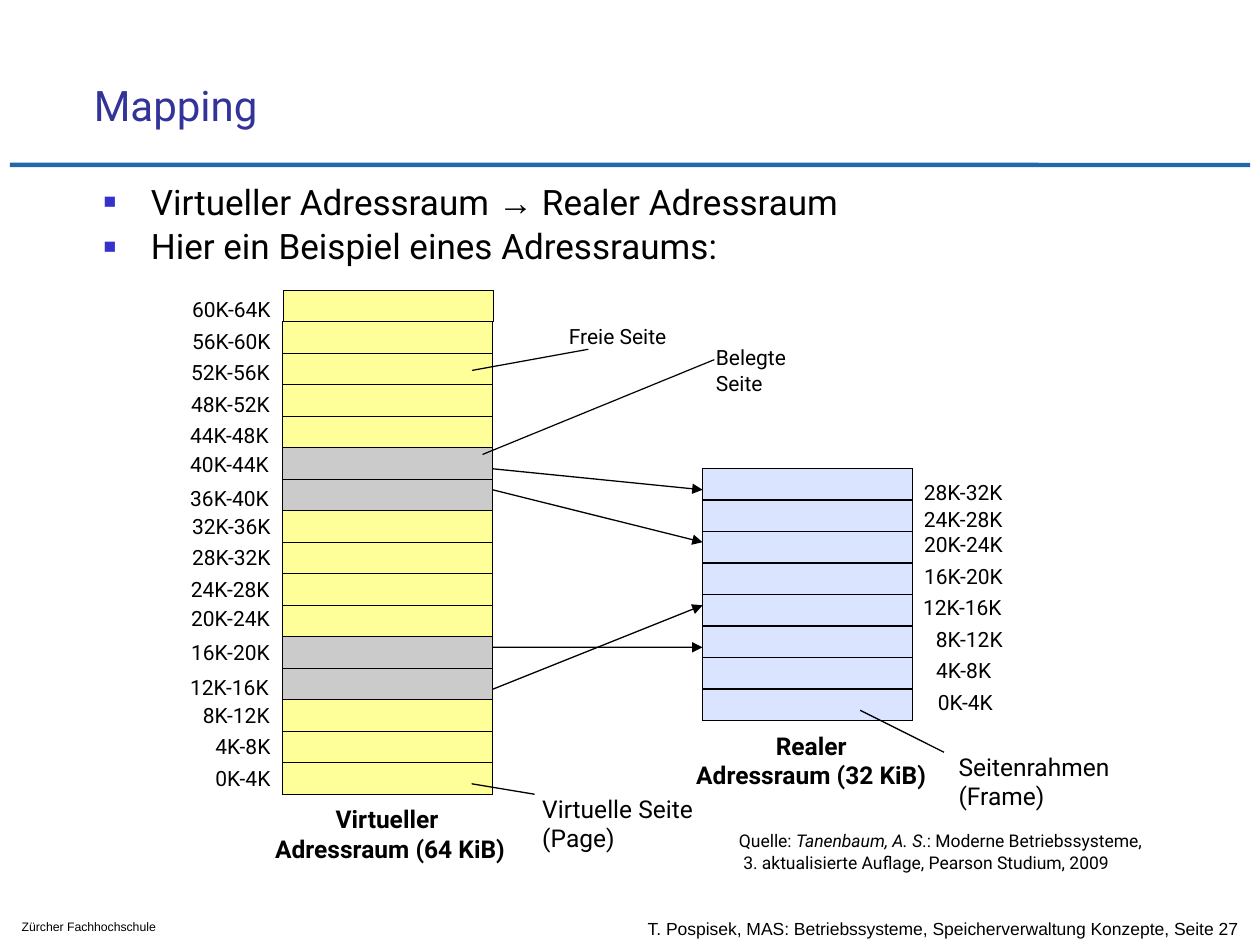
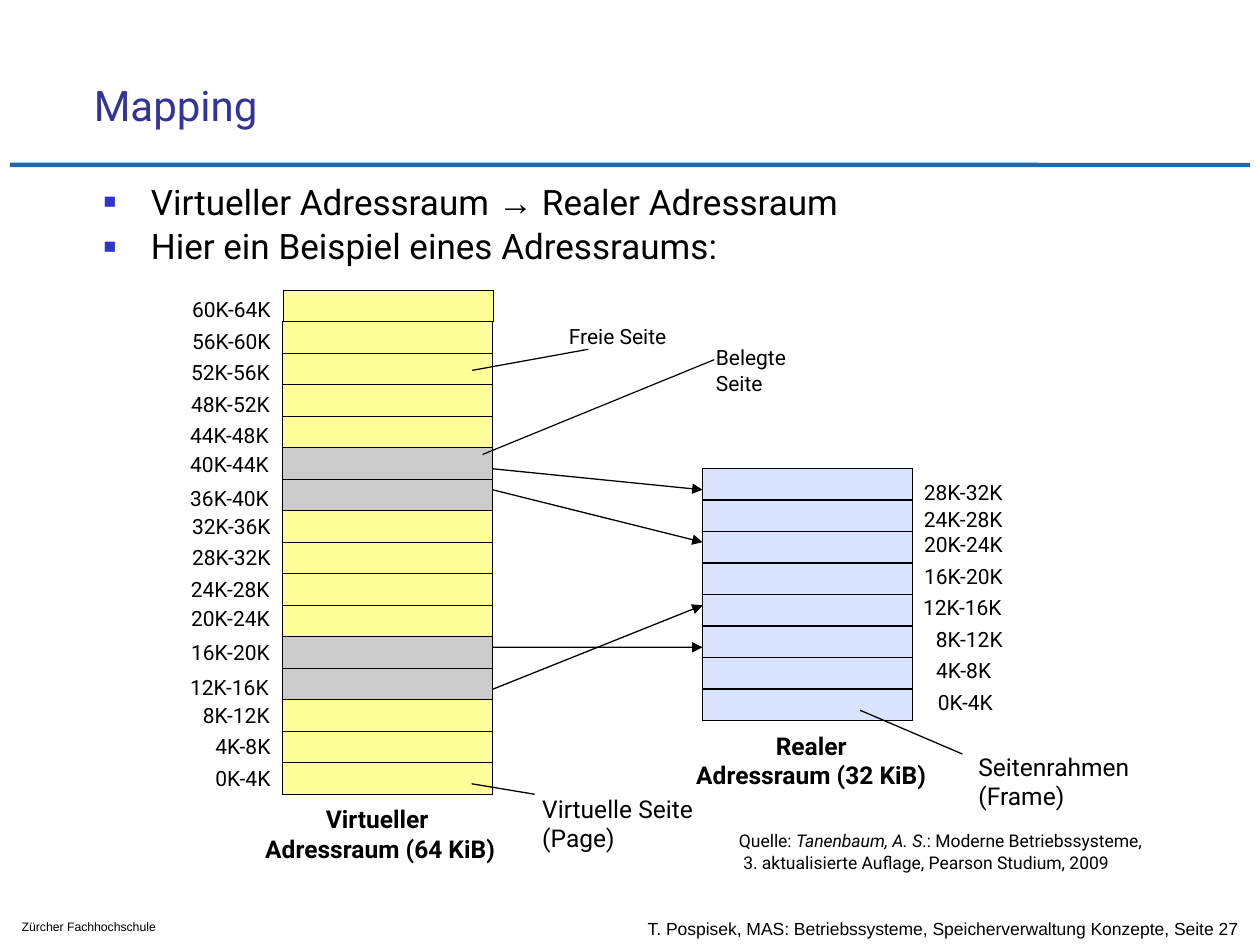
Before and after one commit to tpo/betriebssysteme, a slide deck: slide 27 of 10_Speicherverwaltung_Grundlegende_Konzepte.odp. Drawn at 1260x945 pixels with LibreOffice and Linux fonts; fonts in the diff are those of the drawing; background and template pictures are left out. Boxes give left, top, right and bottom in pixels: in the first picture for what was removed or moved away, otherwise in the second. Text is boxed around its words. In the diff, an @@ line names an element or a change of style, - is before the commit and + after.

```diff
--- a/10_Speicherverwaltung_Grundlegende_Konzepte.odp
+++ b/10_Speicherverwaltung_Grundlegende_Konzepte.odp
@@ line moved from (944, 752) - (861, 711) to (963, 753) - (861, 711) @@
@@ text "Seitenrahmen": place and size @@
-text "Seitenrahmen" at [959,757,1110,811]
+text "Seitenrahmen" at [978,757,1129,811]
@@ text "Virtueller": place and size @@
-text "Virtueller" at [275,809,504,863]
+text "Virtueller" at [265,809,494,863]
```
Also in this commit, not shown: 1 other slide changed, 1 other file.
